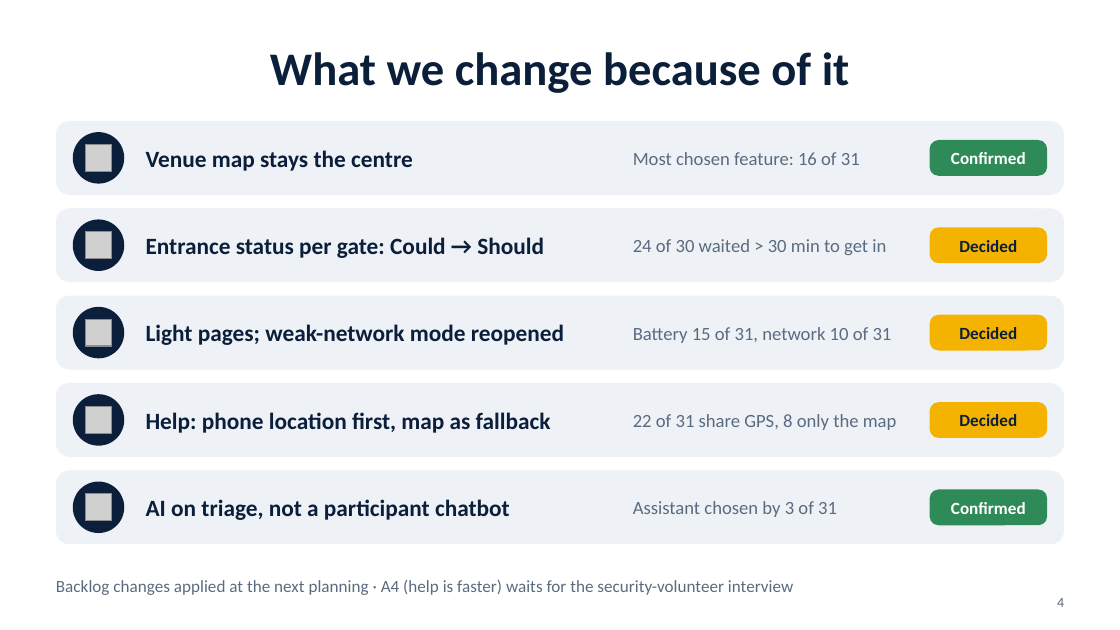
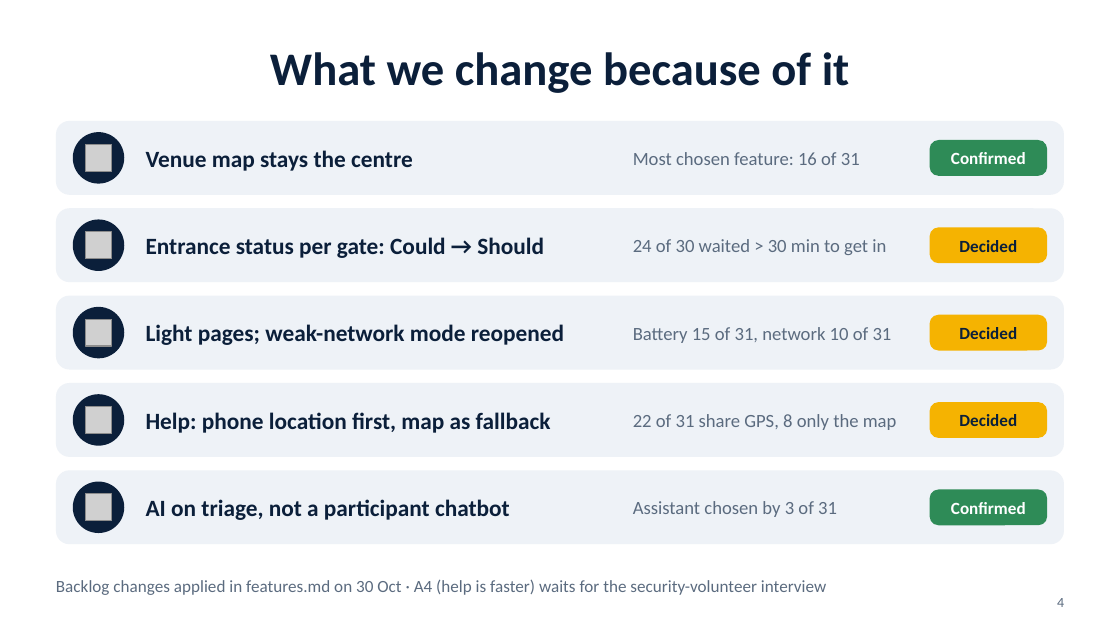
Before and after one commit to tomasoliveira21/LABDSOF, a slide deck: slide 4 of Docs/Presentation/Farol_Sprint_A_Presentation.pptx. Drawn at 1120x630 pixels with LibreOffice and Linux fonts; fonts in the diff are those of the drawing; grey boxes stand for pictures. Boxes give left, top, right and bottom in pixels: in the first picture for what was removed or moved away, otherwise in the second. Text is boxed around its words. In the diff, an @@ line names an element or a change of style, - is before the commit and + after.

```diff
--- a/Docs/Presentation/Farol_Sprint_A_Presentation.pptx
+++ b/Docs/Presentation/Farol_Sprint_A_Presentation.pptx
@@ text at bbox=[56, 579, 826, 595]: text changed @@
-Backlog changes applied at the next planning · A4 (help is faster) waits for the security-volunteer interview
+Backlog changes applied in features.md on 30 Oct · A4 (help is faster) waits for the security-volunteer interview
```
Also in this commit, not shown: 2 other slides changed, 3 other files.
